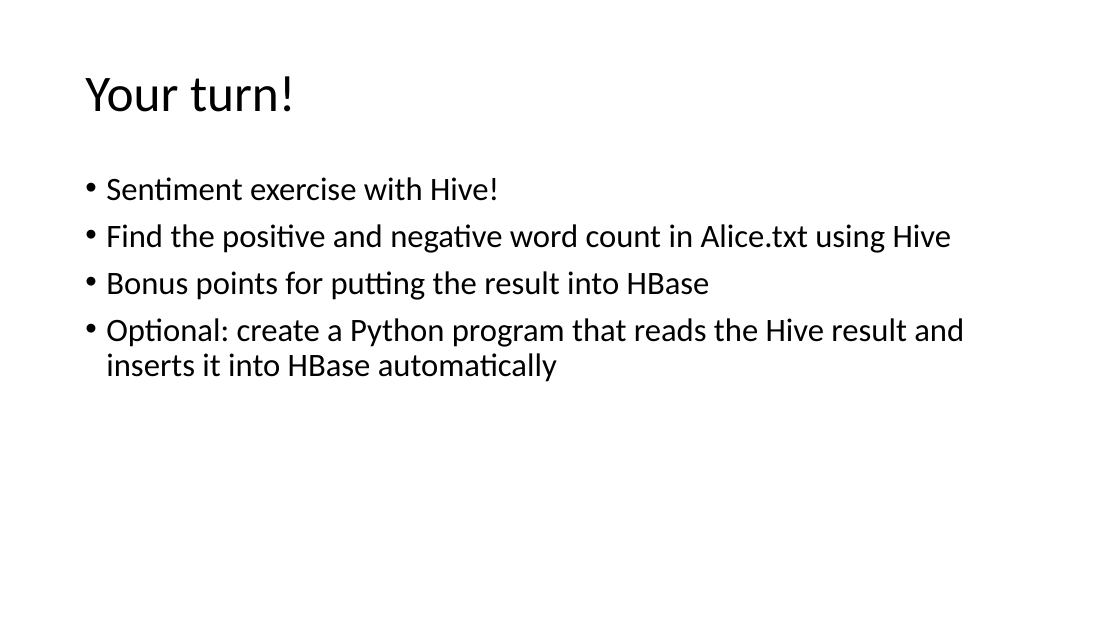
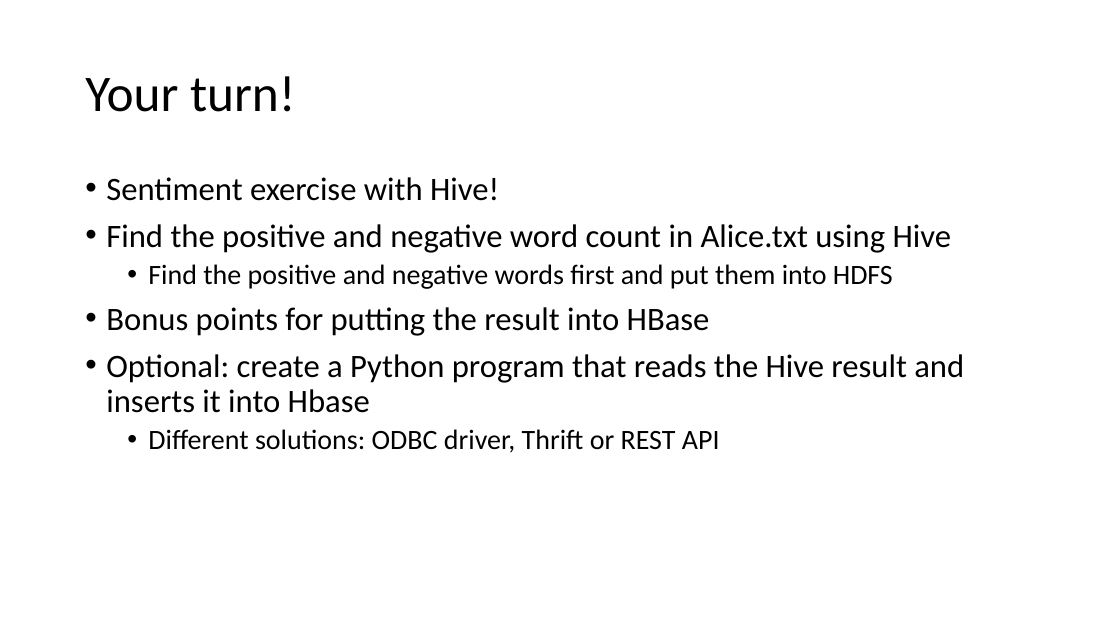
Before and after one commit to jakobhviid/BDDST21, a slide deck: slide 11 of Lecture7/Lecture7Ex.pptx. Drawn at 1120x630 pixels with LibreOffice and Linux fonts; fonts in the diff are those of the drawing. Boxes give left, top, right and bottom in pixels: in the first picture for what was removed or moved away, otherwise in the second. Text is boxed around its words. In the diff, an @@ line names an element or a change of style, - is before the commit and + after.

```diff
--- a/Lecture7/Lecture7Ex.pptx
+++ b/Lecture7/Lecture7Ex.pptx
@@ text at <box>148,264,893,289</box>: paragraph added @@
+  • Find the positive and negative words first and put them into HDFS
@@ text at <box>106,354,964,453</box>: text changed @@
-• Optional: create a Python program that reads the Hive result and inserts it into HBase automatically
+• Optional: create a Python program that reads the Hive result and inserts it into Hbase
+  • Different solutions: ODBC driver, Thrift or REST API
```
Also in this commit, not shown: 2 other slides changed, 3 other files.
